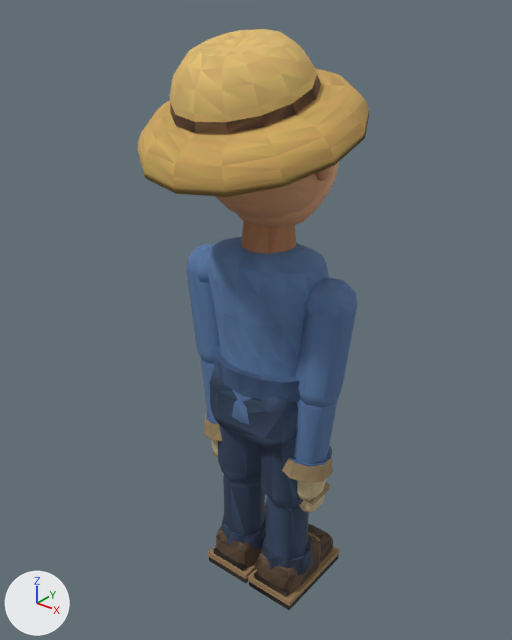
An edit to the glTF model examples/harvest-frontier/exports/npc/player-farmhand.m1.glb, drawn before and after from the same camera.
Before and after are seen from a camera (50 mm lens) standing at (1.56, -2.02, 2.57) and looking at (-0.03, -0.03, 1.34). Arrows for +X, +Y and +Z are at lower left; the lights stay in place. The older version comes first. Where no turn or scale is listed for an object, it has been applied to the vertices. Vertices at exactly the same position are counted once.

Objects in the first picture: 'denimJacketTorso', 'head', 'leftHandMesh', 'leftShin', 'leftThigh', 'leftUpperArm', 'rightHandMesh', 'rightLowerArm', 'rightShin', 'rightThigh', 'rightUpperArm', 'strawHat', 'trouserHips' and 1 more.
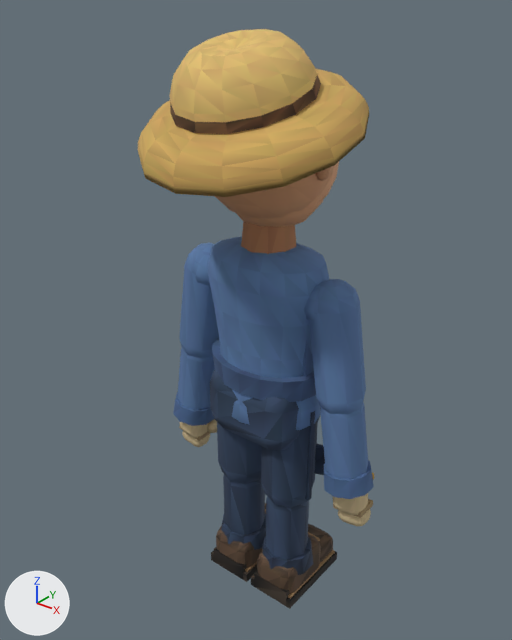
ob_leftupperarmpivot is not drawn itself; it is the parent of ob_leftupperarm, ob_leftlowerarmpivot.
ob_rightupperarmpivot is not drawn itself; it is the parent of ob_rightupperarm, ob_rightlowerarmpivot.

Where the newer file only moved an object's origin or applied its transform, the numbers keep the older frame.

What differs and where, as boxes [x1, y1, x2, y2] in the pictures (512 x 640 px; the box of a moved part takes in the faces that stretch with it):
'rightUpperArm', turned: before [296, 277, 358, 408]; after [304, 279, 366, 414]
'rightShin', reshaped (6% narrower): before [248, 496, 340, 610]; after [251, 496, 337, 609]
'rightLowerArm', turned: before [290, 399, 338, 467]; after [320, 402, 374, 499]
'leftShin', reshaped: before [208, 474, 266, 583]; after [211, 474, 266, 582]
'leftUpperArm', turned: before [186, 244, 220, 364]; after [179, 243, 219, 359]
'rightHandMesh', turned, moved, rescaled: before [282, 448, 333, 513]; after [333, 493, 373, 526]
'leftLowerArm', turned: before [201, 359, 218, 424]; after [173, 348, 215, 426]
'leftHandMesh', turned, moved, rescaled: before [204, 413, 222, 456]; after [179, 419, 217, 447]
part 1 of me_mesh_18, moved or reshaped: before [208, 546, 257, 579]; after [245, 562, 257, 572]
part 2 of me_mesh_20, moved or reshaped: before [248, 546, 340, 606]; after [288, 550, 335, 599]

The change, as a list of edits to the scene's bpy script:
```text
Change me_mesh_18:
    used by ob_leftshin; location = (-0.125, 0.076, 0.3)
    remove me_mesh_18.from_pydata(...)  # 216 vertices, 400 faces; spans x -0.12..0.12, y -0.212..0.212, z -0.299..0.299
    add me_mesh_18.from_pydata(...)  # 216 vertices, 400 faces; spans x -0.12..0.12, y -0.2..0.212, z -0.299..0.299
    me_mesh_18 part 1: the loose piece of 8 vertices spanning x -0.119..0.119, y -0.212..0.2, z -0.26..-0.234 is scaled about the mesh origin by (0.886, 0.88, 1)
    other edits to the shape of me_mesh_18 do not show in these pictures
Change me_mesh_20:
    used by ob_rightshin; location = (0.125, 0.076, 0.3)
    remove me_mesh_20.from_pydata(...)  # 216 vertices, 400 faces; spans x -0.12..0.12, y -0.212..0.212, z -0.299..0.299
    add me_mesh_20.from_pydata(...)  # 216 vertices, 400 faces; spans x -0.12..0.12, y -0.2..0.212, z -0.299..0.299
    me_mesh_20 part 2: the loose piece of 8 vertices spanning x -0.119..0.119, y -0.212..0.2, z -0.26..-0.234 is scaled about the mesh origin by (0.886, 0.88, 1)
    other edits to the shape of me_mesh_20 do not show in these pictures
Change ob_leftupperarmpivot:
    ob_leftupperarmpivot.rotation_euler: (0.0, -0.115, 0.0) -> (0.0, 0.147, 0.0)  # degrees (0, -6.6, 0) -> degrees (0, 8.4, 0)
Change ob_lefthandmesh:
    ob_lefthandmesh.location: (0.026, 0.000752, -0.0575) -> (0.0202, 0.000586, -0.0449)
    ob_lefthandmesh.scale: (0.158, 0.158, 0.158) -> (0.123, 0.123, 0.123)
Change ob_rightupperarmpivot:
    ob_rightupperarmpivot.rotation_euler: (0.0, 0.115, 0.0) -> (0.0, -0.147, 0.0)  # degrees (0, 6.6, 0) -> degrees (0, -8.4, 0)
Change ob_righthandmesh:
    ob_righthandmesh.location: (-0.0275, 0.0, -0.0575) -> (-0.0214, 0.0, -0.0449)
    ob_righthandmesh.scale: (0.158, 0.158, 0.158) -> (0.123, 0.123, 0.123)
```
